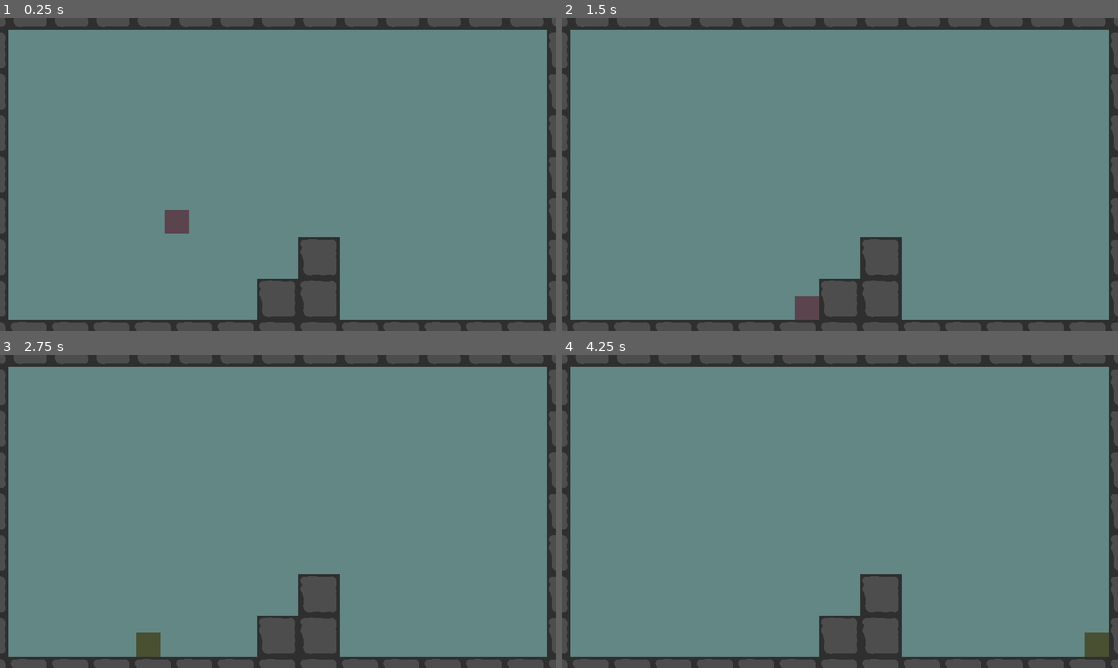
Above: before the commit, frames 1-4 (two rows, left to right).
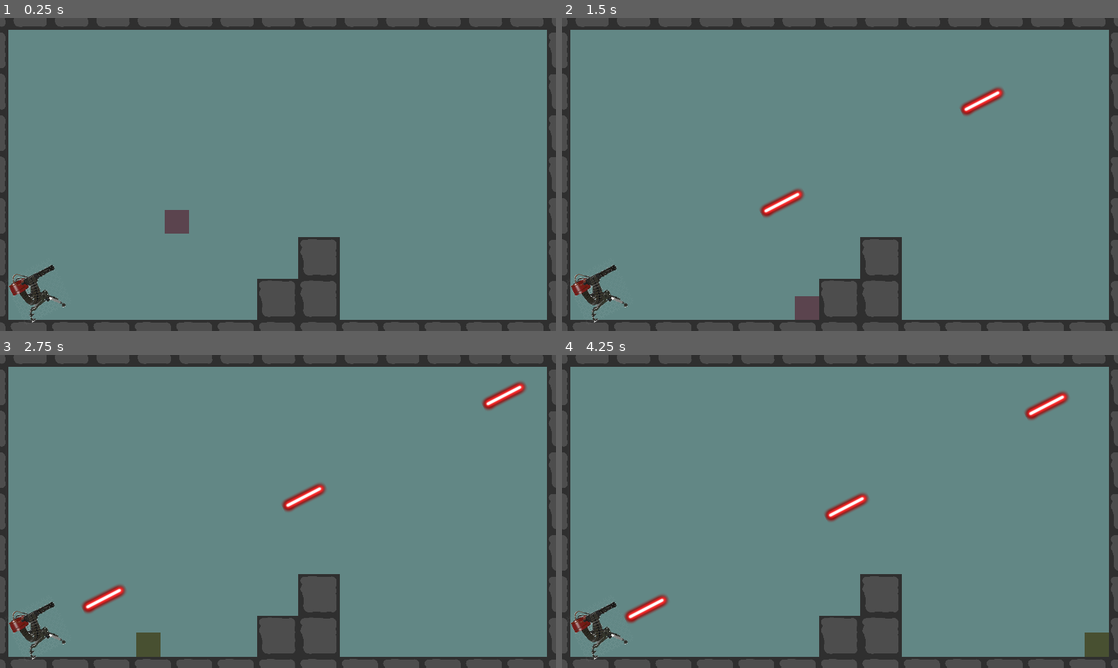
Above: after the commit, the same moments.

Repository: isterkvarn/operation_shell_shock
Game: Godot game, scene res://main.tscn
Two runs of this game, one before a commit and one after it. Both use one fixed random seed, a clock stepped at 60 frames per second and the inputs below. Before the commit the project has no main scene; this scene is started directly in both runs.
Inputs:
- Up to frame 1 (0.25 s): no input
- Up to frame 2 (1.5 s): hold D (ss_right) from 0.53 s (still down); tap J (switch_state) at 0.6, 1.35 s; tap W (ss_jump) at 0.77 s
- Up to frame 3 (2.75 s): tap W (ss_jump) at 1.52 s; release D (ss_right) at 2.03 s; hold A (ss_left) from 2.03 s (still down); tap J (switch_state) at 2.1 s
- Up to frame 4 (4.25 s): release A (ss_left) at 2.78 s; hold D (ss_right) from 2.78 s (still down); tap J (switch_state) at 2.85, 3.6 s; tap W (ss_jump) at 3.02, 3.77 s

The runs differ from the first frame. In frame 1, 0.6% of the frame differs, in the area x 1-12%, y 78-98%; in frame 2, 1.2%; in frame 3, 1.6%, in the area x 1-95%, y 8-98%; in frame 4, 1.6%.

Commit message:
Added basic turret

Diff:
--- a/main.tscn
+++ b/main.tscn
@@ -1,7 +1,8 @@
-[gd_scene load_steps=4 format=3 uid="uid://bbxjo0ahjdkgf"]
+[gd_scene load_steps=5 format=3 uid="uid://bbxjo0ahjdkgf"]
 
 [ext_resource type="Script" path="res://player/player.gd" id="1_6rafe"]
 [ext_resource type="TileSet" uid="uid://bedk88rsh40um" path="res://environment/environment_tile_set.tres" id="2_yhn5h"]
+[ext_resource type="PackedScene" uid="uid://cdvwoinmougxm" path="res://turret/turret.tscn" id="3_daio0"]
 
 [sub_resource type="RectangleShape2D" id="RectangleShape2D_05reo"]
 size = Vector2(50, 50)
@@ -16,6 +17,7 @@
 color = Color(0.384314, 0.529412, 0.521569, 1)
 
 [node name="Player" type="CharacterBody2D" parent="."]
+unique_name_in_owner = true
 position = Vector2(366, 302)
 script = ExtResource("1_6rafe")
 up_gravity = 35
@@ -45,3 +47,10 @@
 tile_set = ExtResource("2_yhn5h")
 format = 2
 layer_0/tile_data = PackedInt32Array(524287, 0, 0, 458752, 0, 0, 458753, 0, 0, 458754, 0, 0, 458755, 0, 0, 458756, 0, 0 …(565 unchanged characters)…
+
+[node name="Turret" parent="." node_paths=PackedStringArray("point") instance=ExtResource("3_daio0")]
+position = Vector2(96, 566)
+point = NodePath("../Marker2D")
+
+[node name="Marker2D" type="Marker2D" parent="."]
+position = Vector2(601, 310)
--- a/project.godot
+++ b/project.godot
@@ -11,6 +11,7 @@
 [application]
 
 config/name="LiU Game Jam - Fall 2023"
+run/main_scene="res://main.tscn"
 config/features=PackedStringArray("4.1", "Mobile")
 config/icon="res://icon.svg"
 
--- /dev/null
+++ b/turret/bullet.gd
@@ -0,0 +1,13 @@
+extends Node2D
+
+const SPEED: float = 15.0
+
+# Called when the node enters the scene tree for the first time.
+func _ready():
+	pass # Replace with function body.
+
+
+# Called every frame. 'delta' is the elapsed time since the previous frame.
+func _process(delta):
+	position.x += SPEED * cos(get_rotation())
+	position.y += SPEED * sin(get_rotation())
--- /dev/null
+++ b/turret/bullet.tscn
@@ -0,0 +1,11 @@
+[gd_scene load_steps=3 format=3 uid="uid://boa2n03qsgbgv"]
+
+[ext_resource type="Texture2D" uid="uid://je886pmtgyw3" path="res://turret/laser.png" id="1_b3b6a"]
+[ext_resource type="Script" path="res://turret/bullet.gd" id="1_wmjhr"]
+
+[node name="Bullet" type="Node2D"]
+script = ExtResource("1_wmjhr")
+
+[node name="Sprite2D" type="Sprite2D" parent="."]
+scale = Vector2(0.2, 0.2)
+texture = ExtResource("1_b3b6a")
--- /dev/null
+++ b/turret/turret.gd
@@ -0,0 +1,51 @@
+extends Node2D
+
+enum TurretMode {TRACK_PLAYER, POINT}
+@export var mode: TurretMode
+@export var point: Marker2D
+
+const FIRING_SPEED: float = 0.5
+
+@onready var laser = load("res://turret/bullet.tscn")
+@onready var sprite = $Sprite
+@onready var player = %Player
+
+var time: float = 0.0
+
+# Called when the node enters the scene tree for the first time.
+func _ready():
+	if mode == TurretMode.POINT:
+		if point == null:
+			print("Add a marker to turret")
+			return
+
+		sprite.look_at(point.get_position())
+
+# Called every frame. 'delta' is the elapsed time since the previous frame.
+func _process(delta):
+	if mode == TurretMode.TRACK_PLAYER:
+		sprite.look_at(player.get_position())
+
+
+	if (time > FIRING_SPEED):
+		time = 0
+		_spawn_bullet()
+
+	time += delta
+
+func _spawn_bullet():
+	var laser_scene = laser.instantiate()
+
+	if mode == TurretMode.TRACK_PLAYER:
+		laser_scene.rotation = sprite.get_rotation()
+	elif mode == TurretMode.POINT:
+		if point == null:
+			print("Add a marker to turret")
+			return
+
+
+		var direction: Vector2 = point.get_position() - get_position()
+		var angle: float = atan2(direction.y, direction.x)
+		laser_scene.rotation = angle
+
+	add_child(laser_scene)
--- /dev/null
+++ b/turret/turret.tscn
@@ -0,0 +1,13 @@
+[gd_scene load_steps=3 format=3 uid="uid://cdvwoinmougxm"]
+
+[ext_resource type="Script" path="res://turret/turret.gd" id="1_5w5x3"]
+[ext_resource type="Texture2D" uid="uid://d175x2fj2ba70" path="res://turret/turret.png" id="1_27i1s"]
+
+[node name="Turret" type="Node2D"]
+script = ExtResource("1_5w5x3")
+mode = 1
+
+[node name="Sprite" type="Sprite2D" parent="."]
+position = Vector2(-17, 0)
+scale = Vector2(0.2, 0.209)
+texture = ExtResource("1_27i1s")
Binary file added: turret/laser.png
Not shown, added: turret/laser.png.import
Binary file added: turret/turret.png
Not shown, added: turret/turret.png.import
